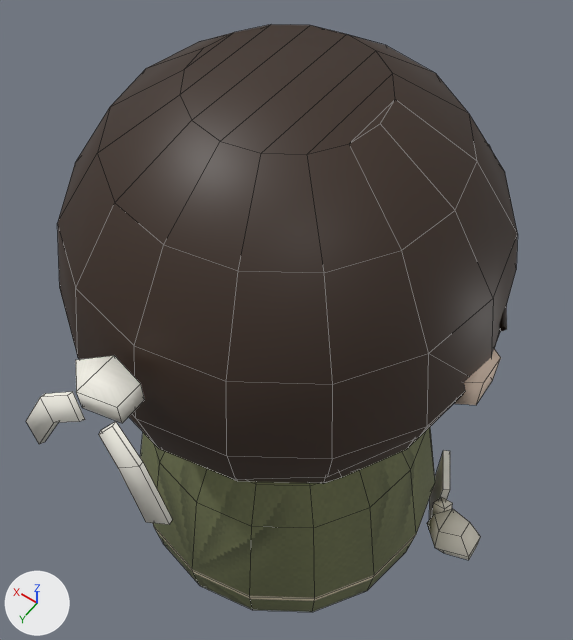
A saved change to the Blender file blender/crew_stock.blend.
The view is the same before and after, from a 50 mm lens placed at (-0.396, 0.557, 1.551), pointed at (0.041, -0.055, 0.589). Every picture has the same lights, and +X, +Y and +Z are marked at lower left. The first picture is the older version. Mesh edges are drawn as thin lines on the coarser meshes.

Objects in the first picture: 'BossBody', 'BossEar-1', 'BossHair', 'BossHairTop', 'BossHandLMitt', 'BossKnot', 'BossKnotEnd0', 'BossKnotEnd1', 'BossTowel0' and 2 more.
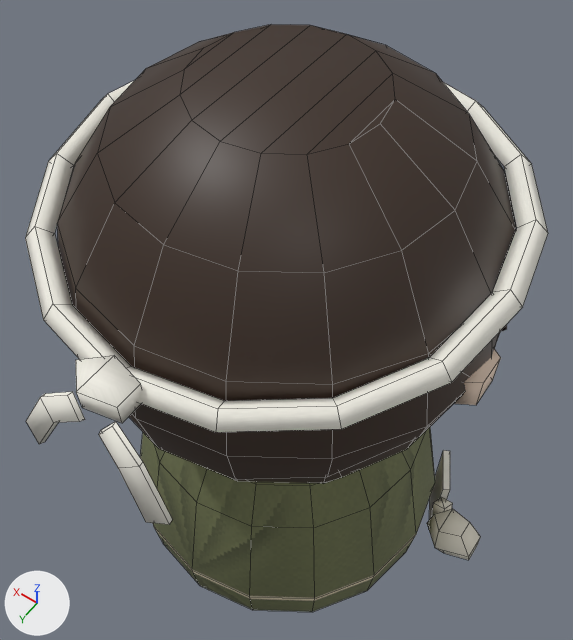
The change, as JSON lines over the scene's bpy script:
```json
{"op": "add", "block": "me_bosstenuguiroll", "code": ["me_bosstenuguiroll = bpy.data.meshes.new('BossTenuguiRoll')", "me_bosstenuguiroll.from_pydata(...)  # 64 vertices, 64 faces; spans x -0.295..0.295, y -0.295..0.307, z 0.866..0.934", "me_bosstenuguiroll.polygons.foreach_set('use_smooth', [True] * 64)", "me_bosstenuguiroll.materials.append(mat_bosstenugui_001)  # picture img_stock_tenugui"]}
{"op": "add", "block": "ob_bosstenuguiroll", "code": ["ob_bosstenuguiroll = bpy.data.objects.new('BossTenuguiRoll', me_bosstenuguiroll)", "ob_bosstenuguiroll.parent = ob_crew", "ob_bosstenuguiroll.location = (0.0, 0.0, 0.0)"]}
```

What differs and where, as boxes [x1, y1, x2, y2] in the pictures (573 x 640 px):
```json
{"object": "BossTenuguiRoll", "change": "added", "after": [25, 80, 548, 432]}
```
